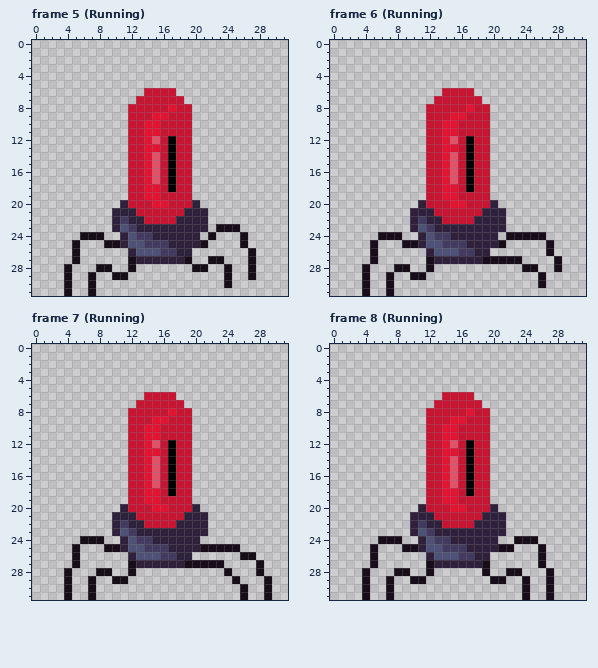
Two versions of one pixel-art file, Sprites/Projects/SpiderBot.aseprite. Above is the file before it was changed.
32x32 pixels, 11 frames. Pixels under 10% opacity are left out. Shown: frame 5 (Running), frame 6 (Running), frame 7 (Running), frame 8 (Running). The commit also changed other frames, which this record leaves out.
Once edited:
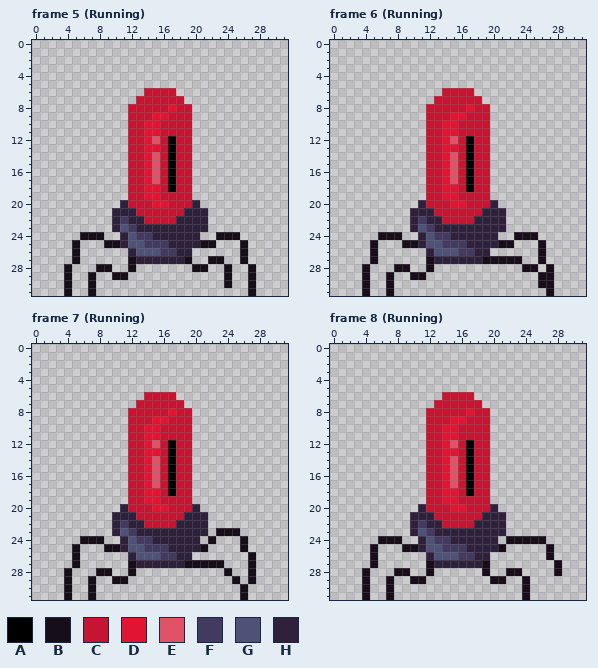
Palette (. is transparent): A #000000  B #170e19  C #c61533  D #e11533  E #e05267  F #433a60  G #4f5277  H #2f213b
From old to new:
layer "ExtLegRight" added
layer "Layer 1" removed
Frame 5 (Running):
There is now colour B in row 24 at x 23 to 25; in row 25 at x 22; in rows 26 to 27 at x 26; in rows 30 to 31 at x 27.
Colour B is gone in row 23 at x 23 to 25; in row 24 at x 22 and 26; in rows 26 to 27 at x 27.
Frame 6 (Running):
There is now colour B in row 25 at x 22 and 26; in rows 26 to 27 at x 26; in rows 28 to 31 at x 27.
Colour B is gone in row 24 at x 22 and 26; in rows 25 to 26 at x 27; in rows 27 to 28 at x 28.
Frame 7 (Running):
There is now colour B in row 23 at x 23 to 25; in row 24 at x 22 and 26; in row 25 at x 26; in rows 27 to 29 at x 27.
Colour B is gone in row 25 at x 22 to 25; in row 26 at x 26; in rows 27 to 28 at x 28; in rows 29 to 31 at x 29.
Frame 8 (Running):
There is now colour B in row 24 at x 22 and 26; in rows 25 to 26 at x 27; in rows 27 to 28 at x 28.
Colour B is gone in row 25 at x 22 and 26; in rows 26 to 27 at x 26; in rows 28 to 31 at x 27.
